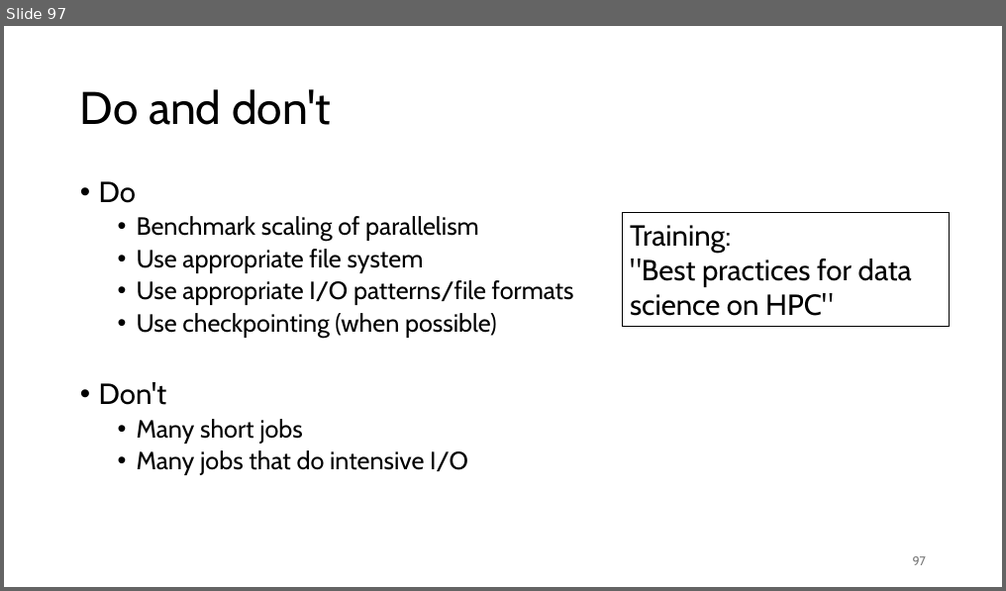
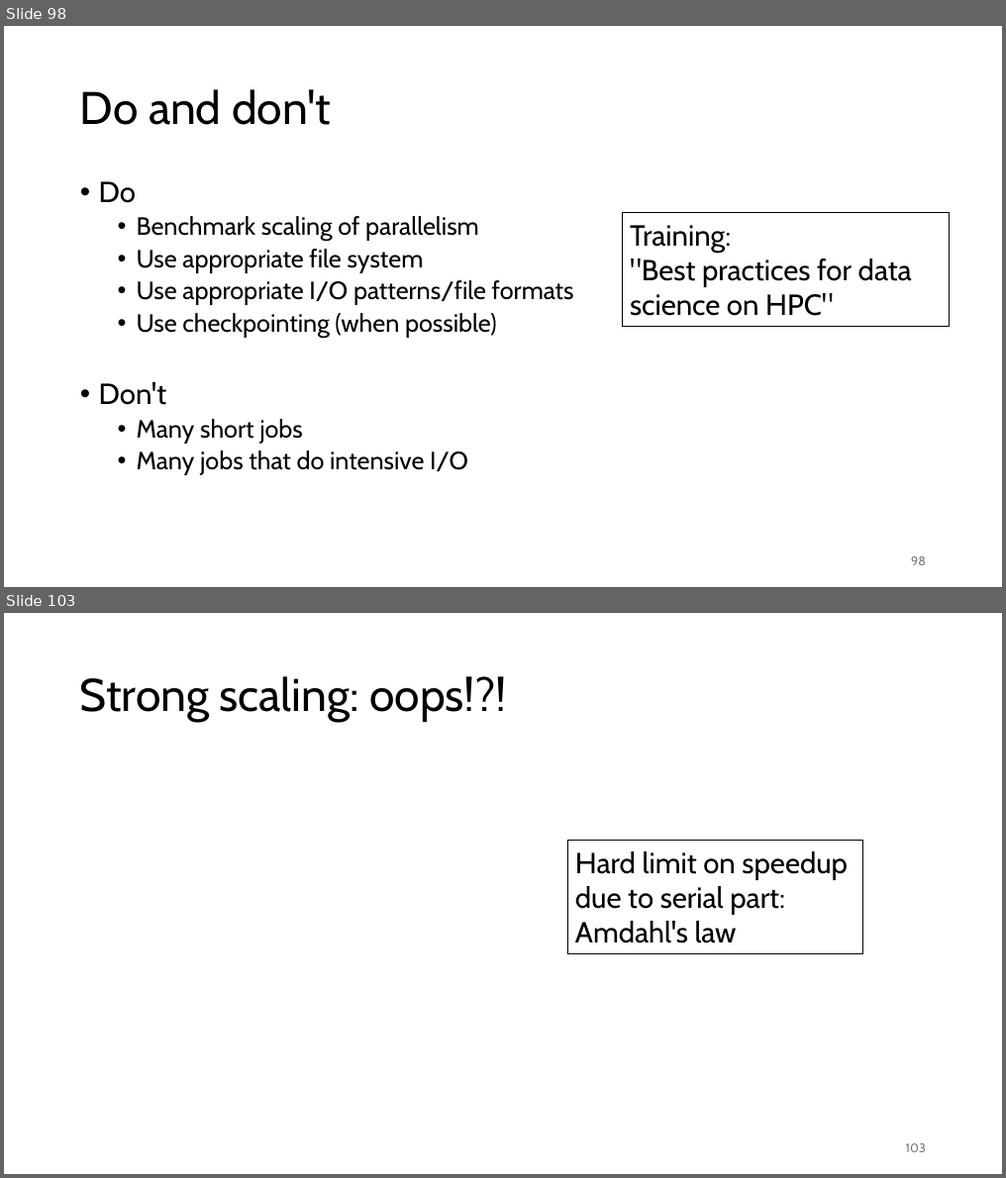
Before and after one commit to gjbex/Workflows-for-HPC, a slide deck: workflow_for_HPC.pptx. Shown one above the other, each under a label of ours: slide 97 before the commit, slides 98 and 103 after it; the slides between them are not shown. The pictures are 1006x591 and 1006x1178 pixels, drawn with LibreOffice and Linux fonts; fonts in the diff are those of the drawing; grey boxes stand for pictures. Boxes give left, top, right and bottom in pixels: in the first picture for what was removed or moved away, otherwise in the second. Text is boxed around its words. In the diff, an @@ line names an element or a change of style, - is before the commit and + after.

Commit message:
Add scaling slides

```diff
--- a/workflow_for_HPC.pptx
+++ b/workflow_for_HPC.pptx
@@ slide 103 added at bbox=[4, 613, 1002, 1174], background #FFFFFF @@
@@ title added at bbox=[80, 676, 506, 722], 44 pt, text #000000 @@
+Strong scaling: oops!?!
@@ rectangle added at bbox=[567, 841, 862, 954], outline #000000 0.75 pt, 28 pt, text #000000 @@
+Hard limit on speedup
+due to serial part:
+Amdahl's law
@@ page number added at bbox=[906, 1144, 926, 1153], 12 pt, text #797979 @@
+103
@@ what was slide 97 is now slide 98 @@
@@ page number at bbox=[911, 557, 926, 566]: text changed @@
-97
+98
```
Also in this commit, not shown: 13 other slides added.
